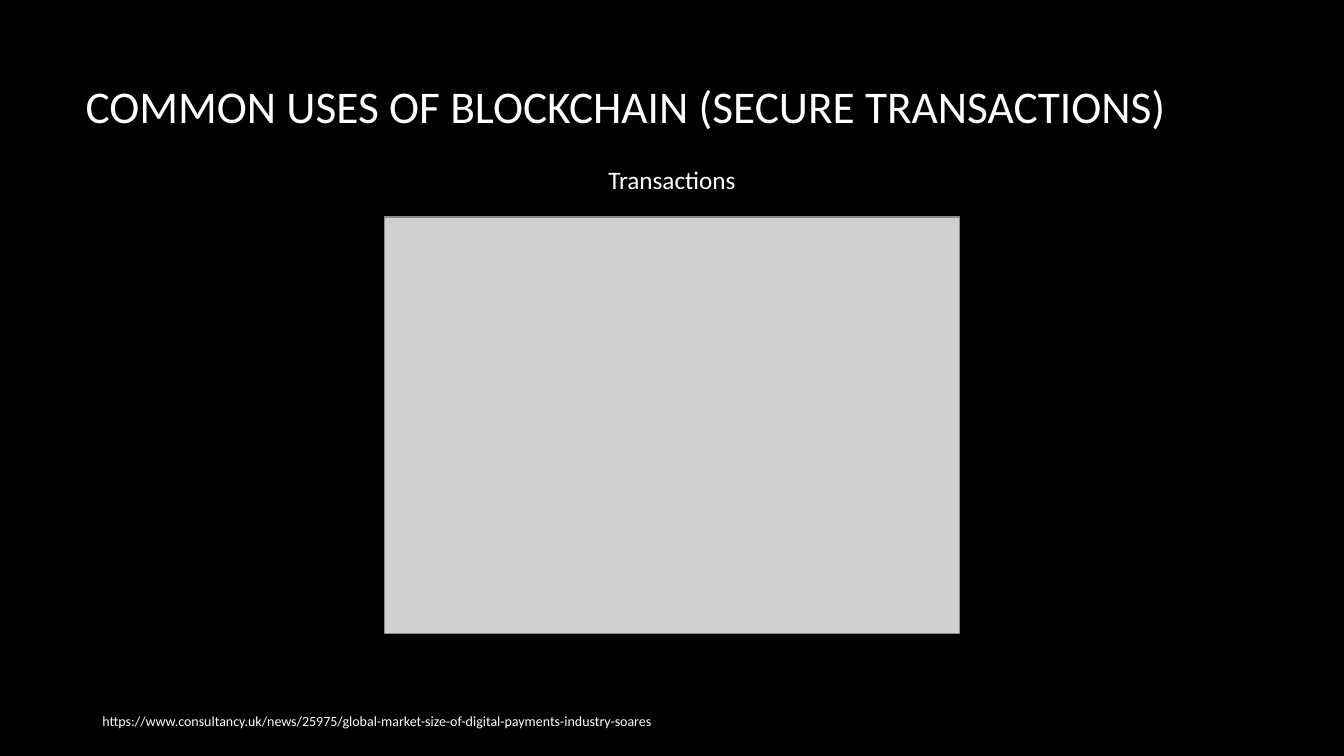
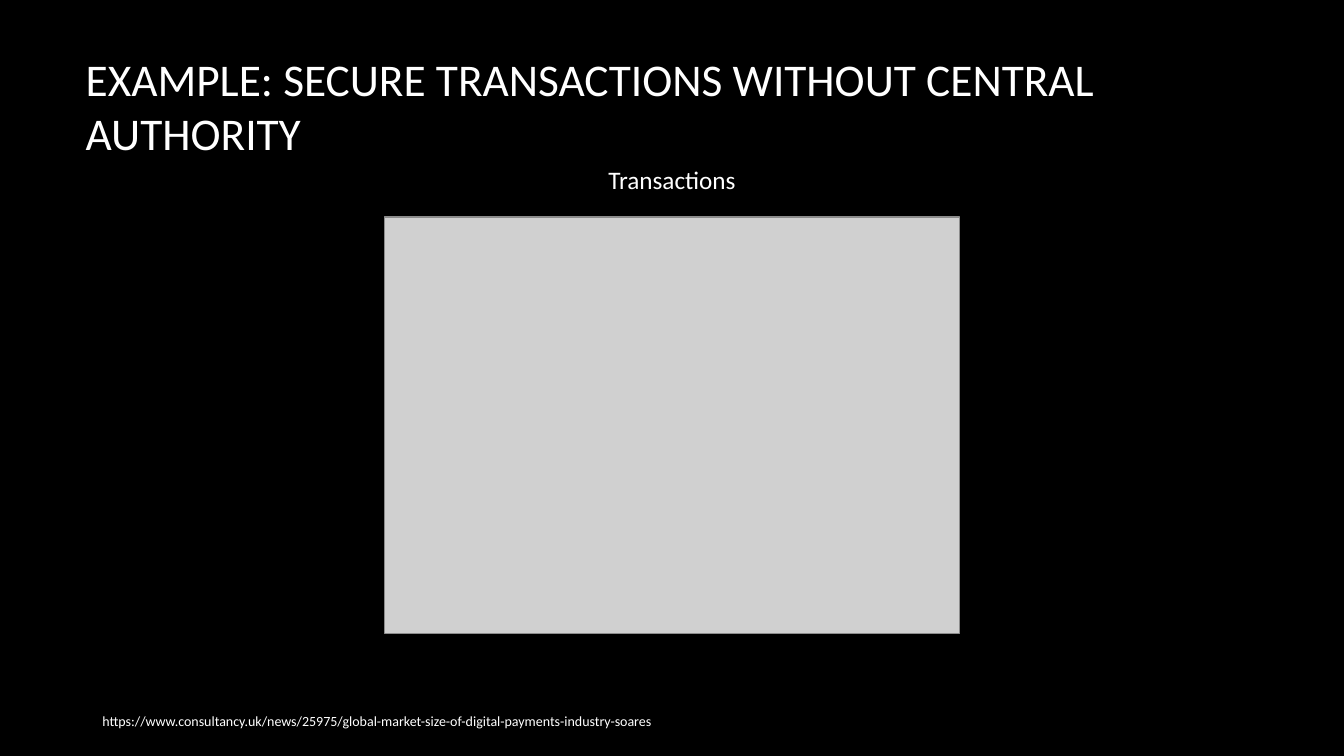
Before and after one commit to ParasDalal/TechNotes, a slide deck: slide 14 of The Future of BlockchainV2.pptx (slide 15 before the commit). Drawn at 1344x756 pixels with LibreOffice and Linux fonts; fonts in the diff are those of the drawing; grey boxes stand for pictures; background and template pictures are left out. Boxes give left, top, right and bottom in pixels: in the first picture for what was removed or moved away, otherwise in the second. Text is boxed around its words. In the diff, an @@ line names an element or a change of style, - is before the commit and + after.

Commit message:
eMail for Outlook, Blockchain changes

```diff
--- a/The Future of BlockchainV2.pptx
+++ b/The Future of BlockchainV2.pptx
@@ title at box(86, 66, 1094, 151): text changed @@
-COMMON USES OF BLOCKCHAIN (SECURE TRANSACTIONS)
+EXAMPLE: SECURE TRANSACTIONS WITHOUT CENTRAL AUTHORITY
```
Also in this commit, not shown: 8 other slides changed, 1 slide removed, 1 other file.
